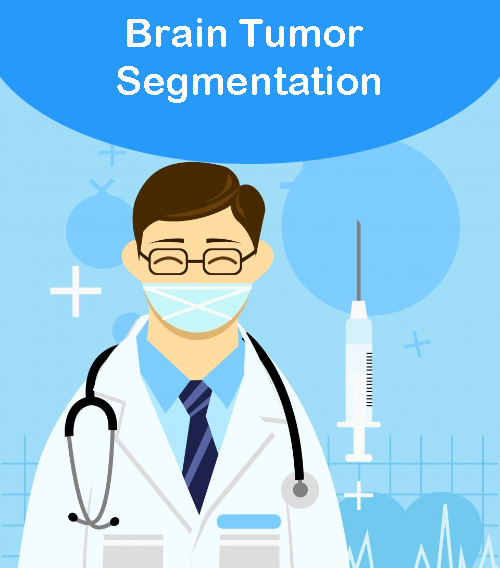
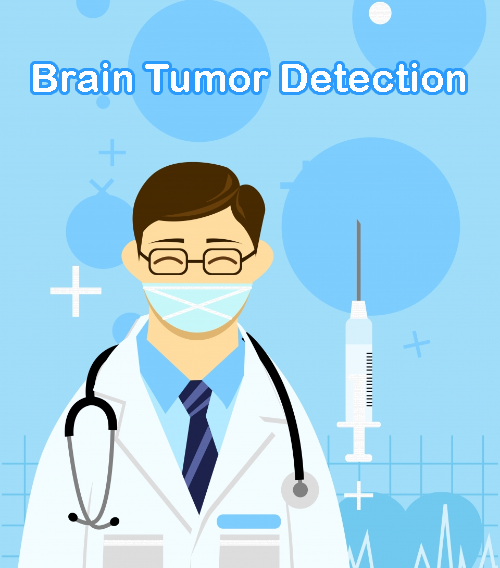
Two versions of the same layered image (w=500, h=568). Layer-by-layer changes:
renamed "Brain Tumor Segmentation" to "Brain Tumor Detection", opacity 100% → 97%, painted on it over [33, 18, 465, 103]
hid "Ellipse 1" over [0, 0, 500, 164]
